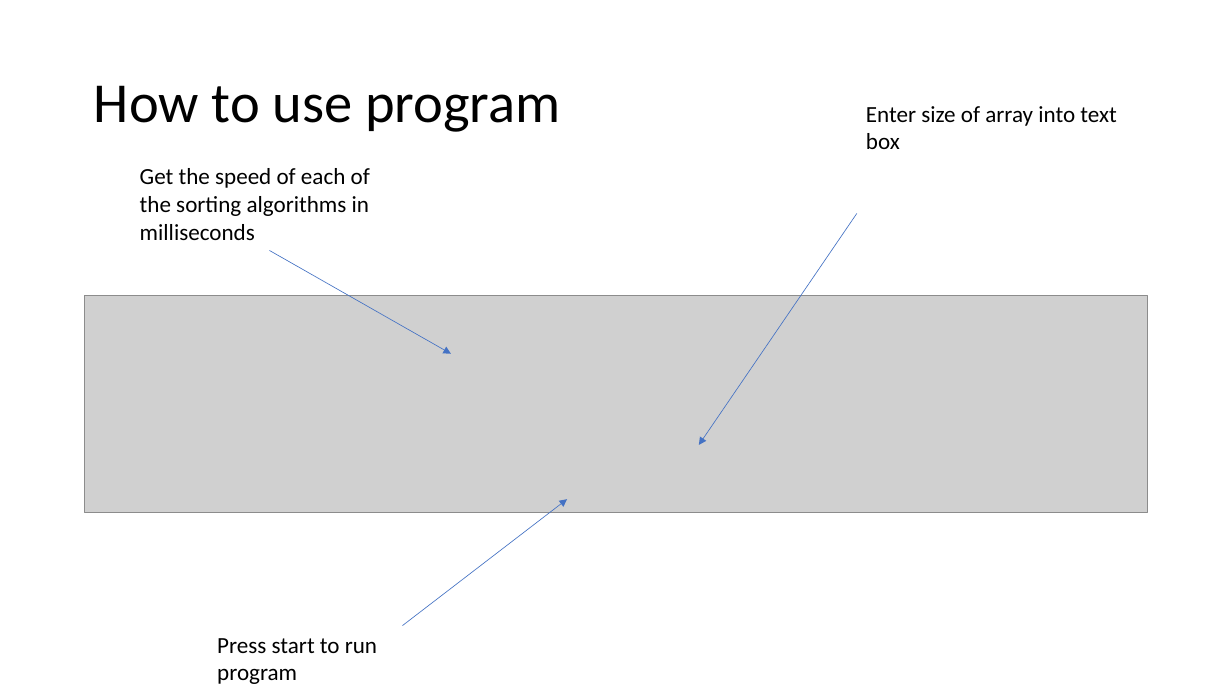
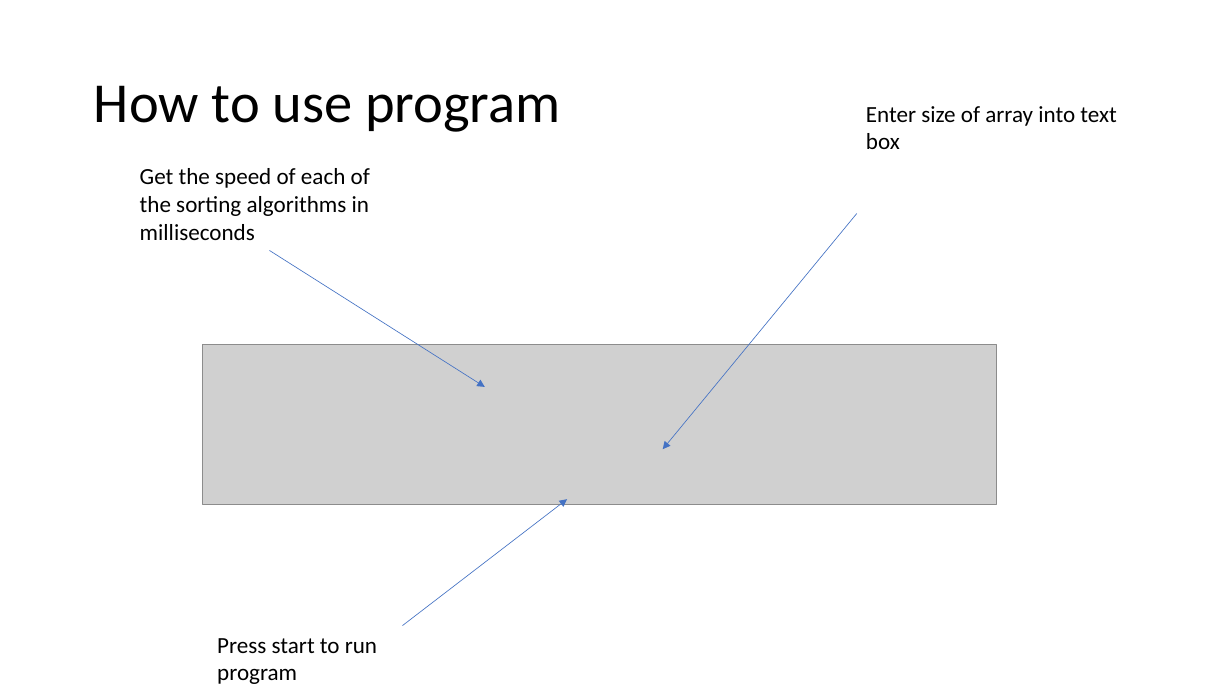
Before and after one commit to malcolm5858/Lab-1-cs-430, a slide deck: slide 3 of Lab1Instructions.pptx. Drawn at 1232x693 pixels with LibreOffice and Linux fonts; fonts in the diff are those of the drawing; grey boxes stand for pictures. Boxes give left, top, right and bottom in pixels: in the first picture for what was removed or moved away, otherwise in the second. Text is boxed around its words. In the diff, an @@ line names an element or a change of style, - is before the commit and + after.

```diff
--- a/Lab1Instructions.pptx
+++ b/Lab1Instructions.pptx
@@ arrow moved from (857, 213) - (699, 445) to (857, 213) - (663, 449) @@
@@ arrow moved from (270, 250) - (451, 354) to (270, 250) - (485, 387) @@
@@ picture: place and size @@
-picture at (85, 296, 1148, 513)
+picture at (202, 345, 996, 504)
```
Also in this commit, not shown: 1 other slide changed, 16 other files.
